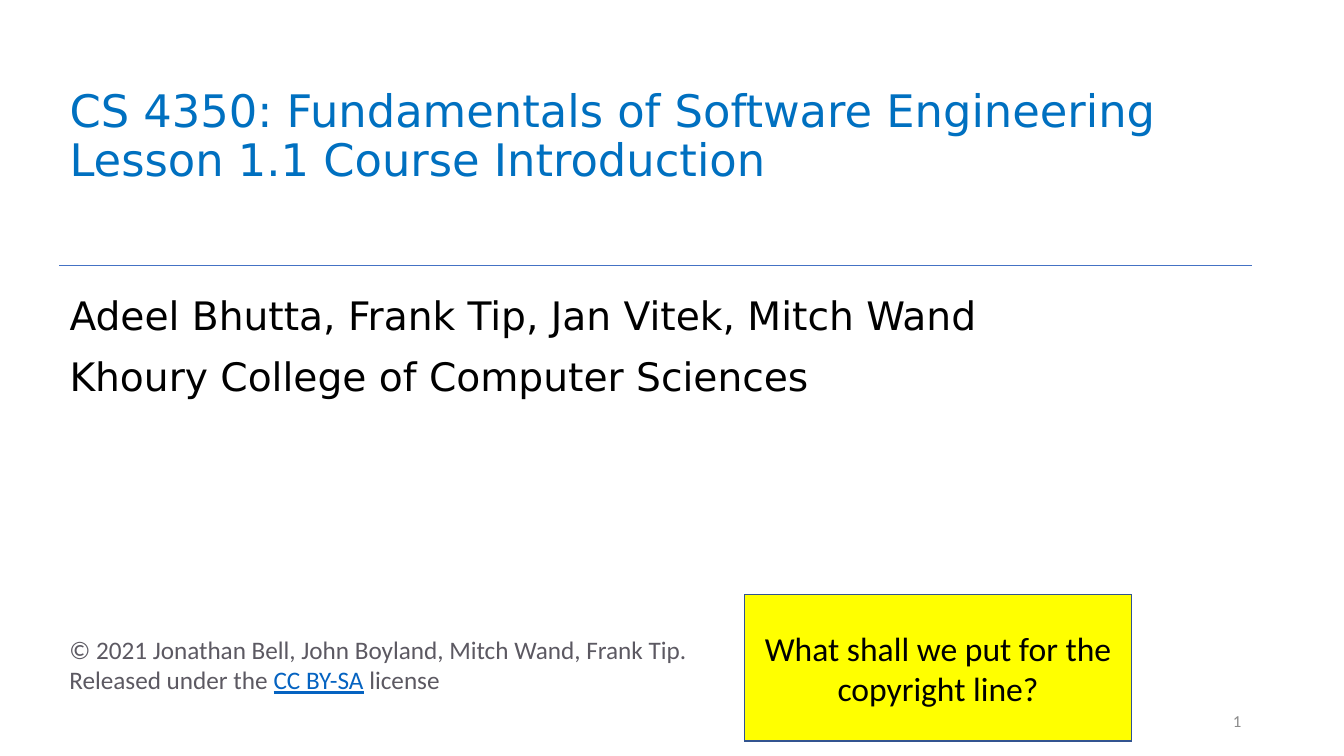
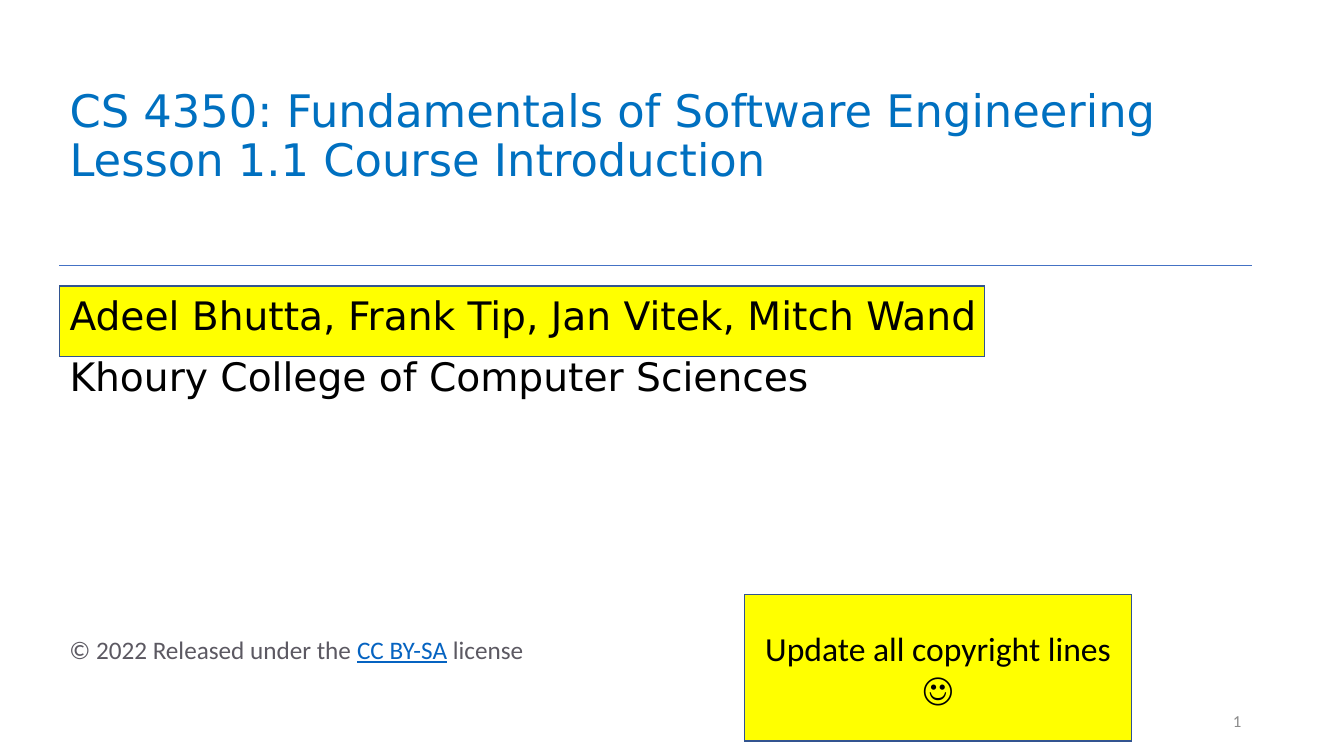
Before and after one commit to neu-se/CS4530-Spring-2022, a slide deck: slide 1 of Slides/Lesson 1.1 Course Introduction.pptx. Drawn at 1344x756 pixels with LibreOffice and Linux fonts; fonts in the diff are those of the drawing. Boxes give left, top, right and bottom in pixels: in the first picture for what was removed or moved away, otherwise in the second. Text is boxed around its words. In the diff, an @@ line names an element or a change of style, - is before the commit and + after.

```diff
--- a/Slides/Lesson 1.1 Course Introduction.pptx
+++ b/Slides/Lesson 1.1 Course Introduction.pptx
@@ rectangle added at box(59, 286, 985, 357), fill #FFFF00, outline #325491 1 pt @@
@@ text at box(96, 641, 523, 663): text changed @@
-© 2021 Jonathan Bell, John Boyland, Mitch Wand, Frank Tip. Released under the CC BY-SA license
+© 2022 Released under the CC BY-SA license
@@ text in rectangle at box(765, 637, 1111, 667): text changed @@
-What shall we put for the copyright line?
+Update all copyright lines ☺
```
Also in this commit, not shown: 7 other slides changed, 5 slides removed.
